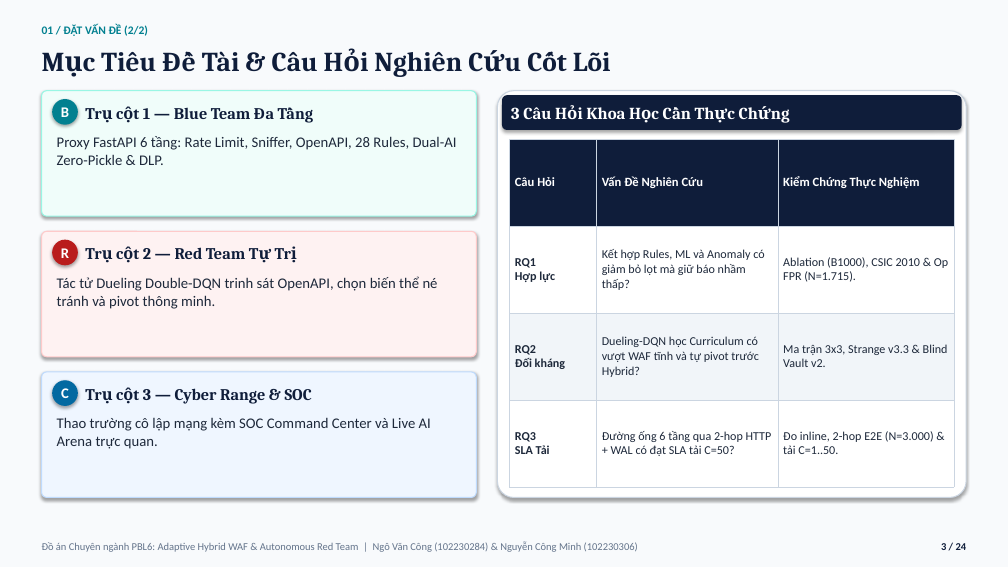
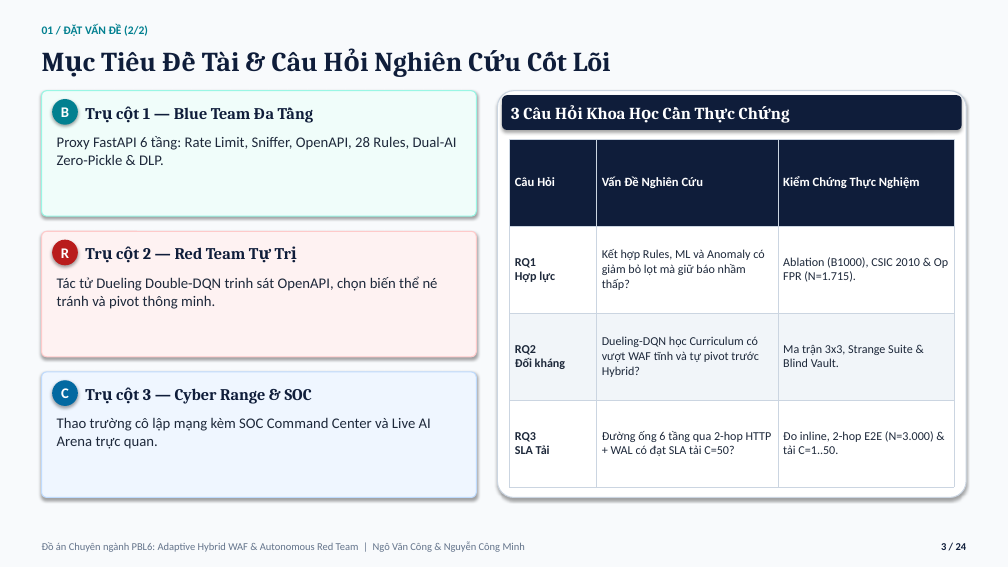
Before and after one commit to vcongggggg/pbl6, a slide deck: slide 3 of docs/reports/PBL6_Academic_Defense_Slides.pptx. Drawn at 1008x567 pixels with LibreOffice and Linux fonts; fonts in the diff are those of the drawing. Boxes give left, top, right and bottom in pixels: in the first picture for what was removed or moved away, otherwise in the second. Text is boxed around its words. In the diff, an @@ line names an element or a change of style, - is before the commit and + after.

```diff
--- a/docs/reports/PBL6_Academic_Defense_Slides.pptx
+++ b/docs/reports/PBL6_Academic_Defense_Slides.pptx
@@ table at (510, 139, 954, 487) @@
-row 3, column 3: Ma trận 3x3, Strange v3.3 & Blind Vault v2.
+row 3, column 3: Ma trận 3x3, Strange Suite & Blind Vault.
@@ text at (42, 542, 525, 552): text changed @@
-Đồ án Chuyên ngành PBL6: Adaptive Hybrid WAF & Autonomous Red Team | Ngô Văn Công (102230284) & Nguyễn Công Minh (102230306)
+Đồ án Chuyên ngành PBL6: Adaptive Hybrid WAF & Autonomous Red Team | Ngô Văn Công & Nguyễn Công Minh
```
Also in this commit, not shown: 23 other slides changed, 26 other files.
